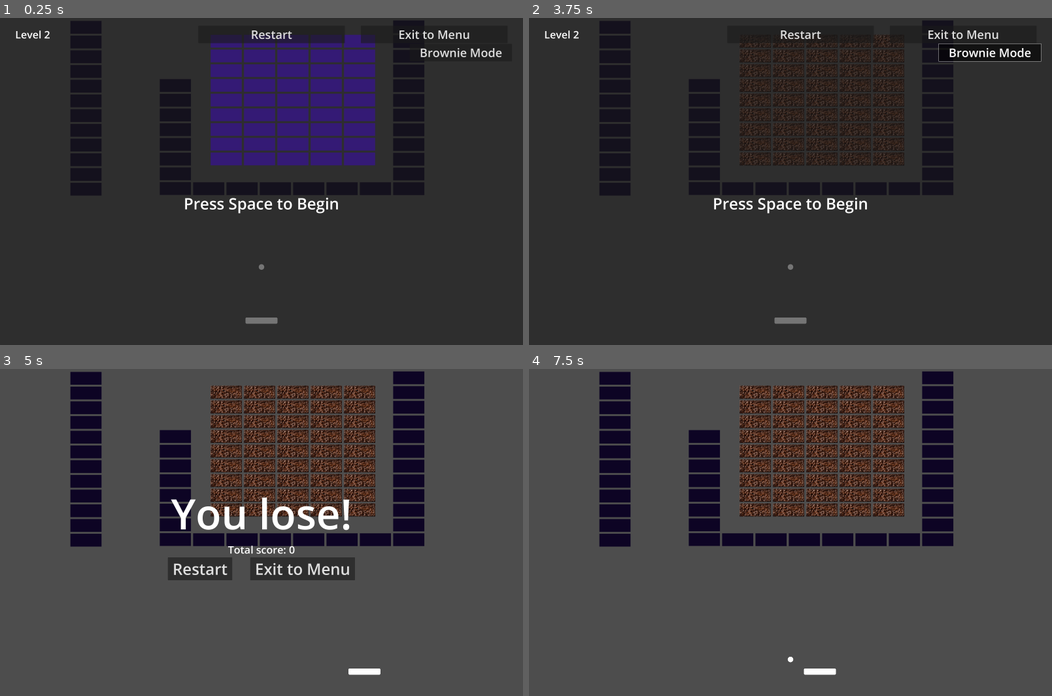
Above: before the commit, frames 1-4 (two rows, left to right).
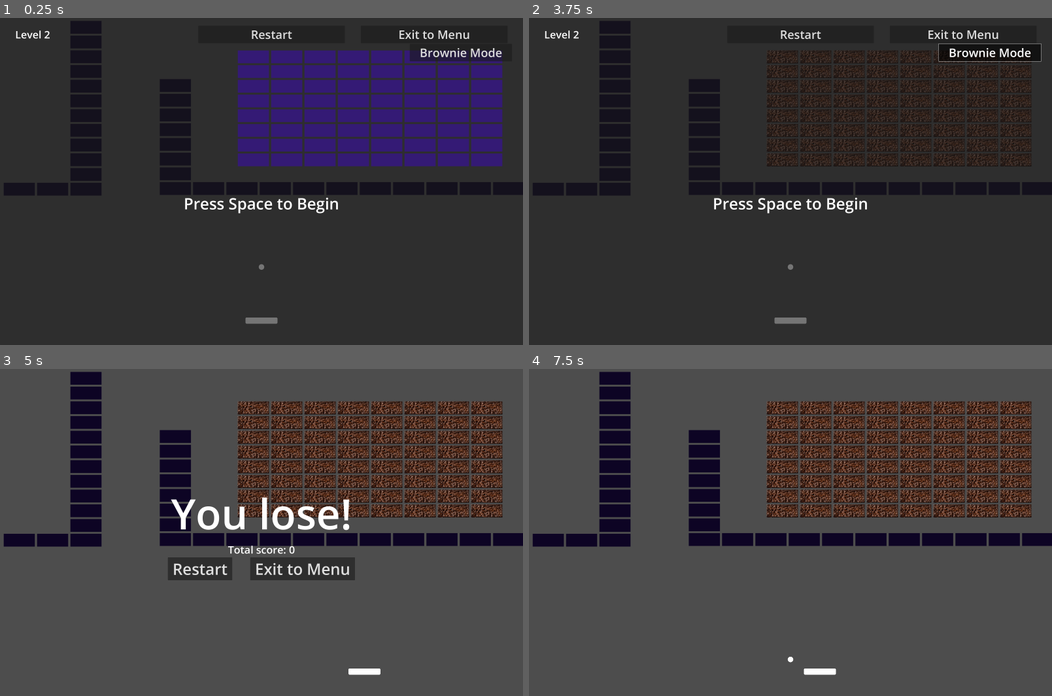
Above: after the commit, the same moments.

Repository: acmattson3/bounce-crack
Game: Godot game, scene res://levels/level_2.tscn
Two runs of this game, one before a commit and one after it. Both use one fixed random seed, a clock stepped at 60 frames per second and the inputs below. This scene is started directly instead of the project's main scene.
Inputs:
- Up to frame 1 (0.25 s): no input
- Up to frame 2 (3.75 s): click "Restart" at 0.5 s; click "Restart" at 1.25 s; click "Restart" at 2 s; click "Restart" at 2.75 s; click "Brownie Mode" at 3.5 s
- Up to frame 3 (5 s): tap Space (space) at 4.25, 4.35 s; hold Right (paddle_right) from 4.28 s (still down)
- Up to frame 4 (7.5 s): release Right (paddle_right) at 5 s; click "Restart" at 5 s; tap Space (space) at 5.75, 5.85, 7.25, 7.35 s; hold Left (paddle_left) 5.78-6.5 s; click "Restart" at 6.5 s; hold Right (paddle_right) from 7.28 s (still down)

The runs differ from the first frame. In frame 1, 14% of the frame differs, in the area x 0-100%, y 0-55%; in frame 2, 5.8%; in frame 3, 18%; in frame 4, 19%.

Commit message:
Update level 2 to be better.

Diff:
--- a/bouncecrack/levels/level_2.tscn
+++ b/bouncecrack/levels/level_2.tscn
@@ -7,6 +7,7 @@
 
 [node name="level_2" instance=ExtResource("1_ahu55")]
 script = ExtResource("2_012al")
+power_up_probability = 0.2
 
 [node name="Ball2D2" parent="Balls" index="0"]
 position = Vector2(0, 523)
@@ -24,21 +25,21 @@
 group_size_y = 8
 
 [node name="BlockGroup2D4" parent="." index="6" instance=ExtResource("3_bsidr")]
-position = Vector2(289, 44)
+position = Vector2(594.35, 43)
 block_scene = ExtResource("4_5e6cv")
-group_size_x = 7
+group_size_x = 10
 group_size_y = 1
 
-[node name="BlockGroup2D5" parent="." index="7" instance=ExtResource("3_bsidr")]
-position = Vector2(901, -496)
+[node name="BlockGroup2D6" parent="." index="7" instance=ExtResource("3_bsidr")]
+position = Vector2(-1380, 47)
 block_scene = ExtResource("4_5e6cv")
-group_size_x = 1
-group_size_y = 11
+group_size_x = 2
+group_size_y = 1
 
 [node name="BlockGroup2D" parent="Blocks" index="0" instance=ExtResource("3_bsidr")]
-position = Vector2(192, -498)
-group_size_x = 5
-group_size_y = 9
+position = Vector2(664.325, -447.33)
+group_size_x = 8
+group_size_y = 8
 
 [node name="PauseOverlay" parent="." index="11"]
 level_name = "Level 2"
